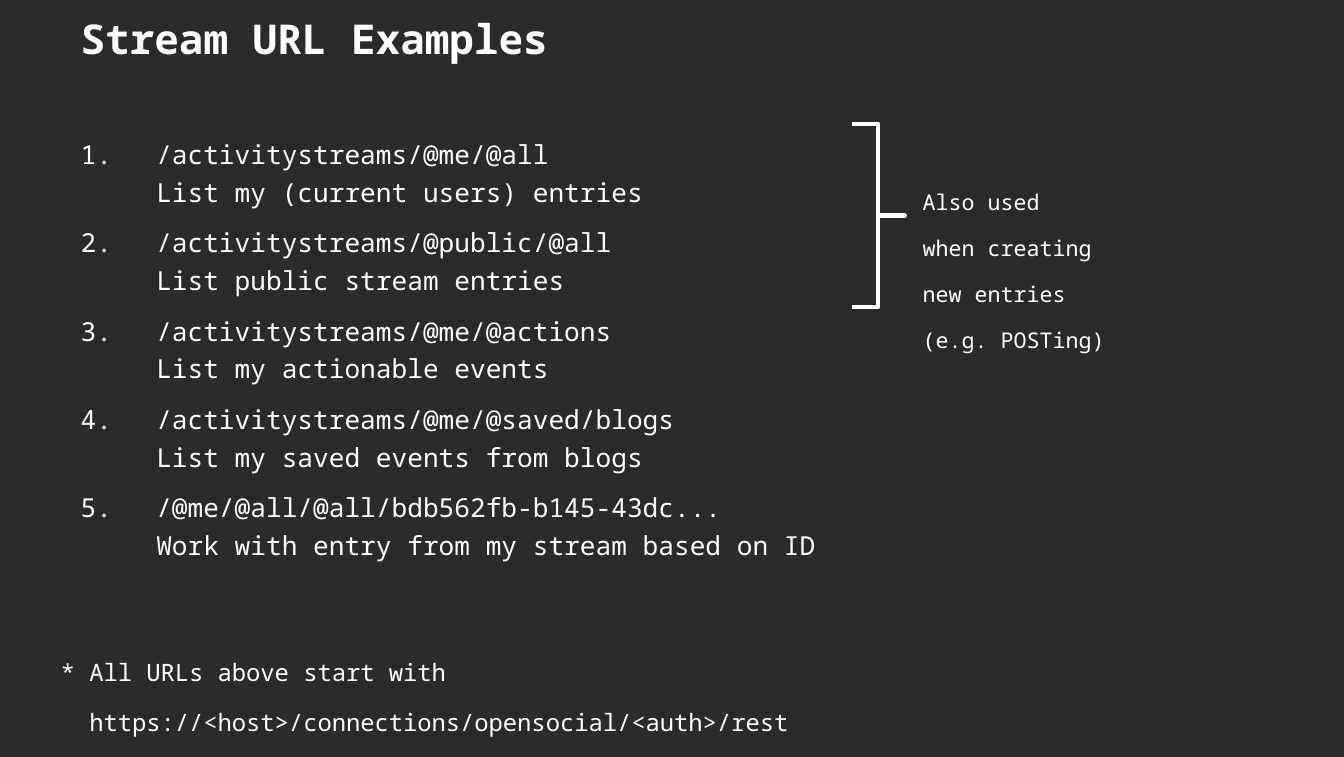
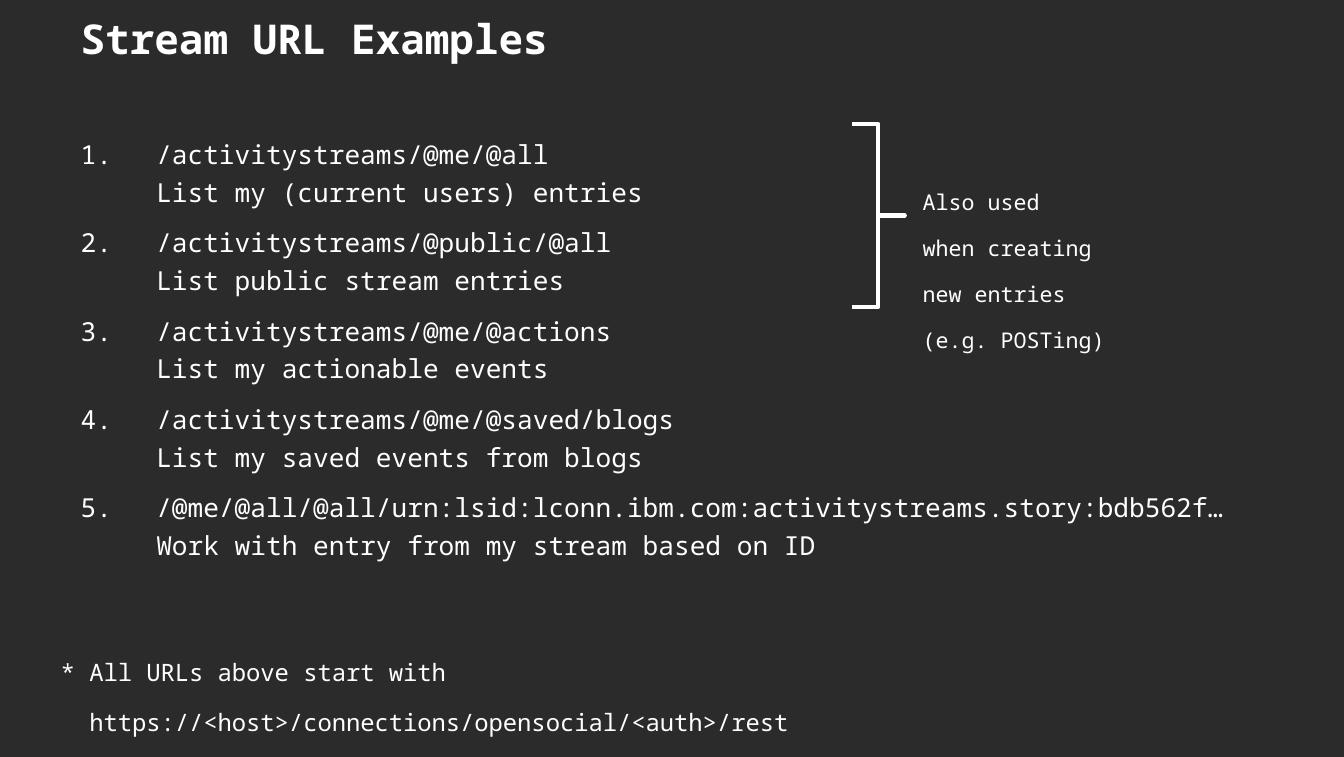
Before and after one commit to lekkimworld/IC14_BP301, a slide deck: slide 17 of BP301 - An introduction to working with the Activity Stream.pptx. Drawn at 1344x757 pixels with LibreOffice and Linux fonts; fonts in the diff are those of the drawing; background and template pictures are left out; a plain dark background stands for a picture behind light text. Boxes give left, top, right and bottom in pixels: in the first picture for what was removed or moved away, otherwise in the second. Text is boxed around its words. In the diff, an @@ line names an element or a change of style, - is before the commit and + after.

```diff
--- a/BP301 - An introduction to working with the Activity Stream.pptx
+++ b/BP301 - An introduction to working with the Activity Stream.pptx
@@ text at bbox=[156, 497, 1223, 562]: text changed @@
-5. /@me/@all/@all/bdb562fb-b145-43dc...
-   Work with entry from my stream based on ID
+5. /@me/@all/@all/urn:lsid:lconn.ibm.com:activitystreams.story:bdb562f…Work with entry from my stream based on ID
```
Also in this commit, not shown: 6 other slides changed, 2 other files.
